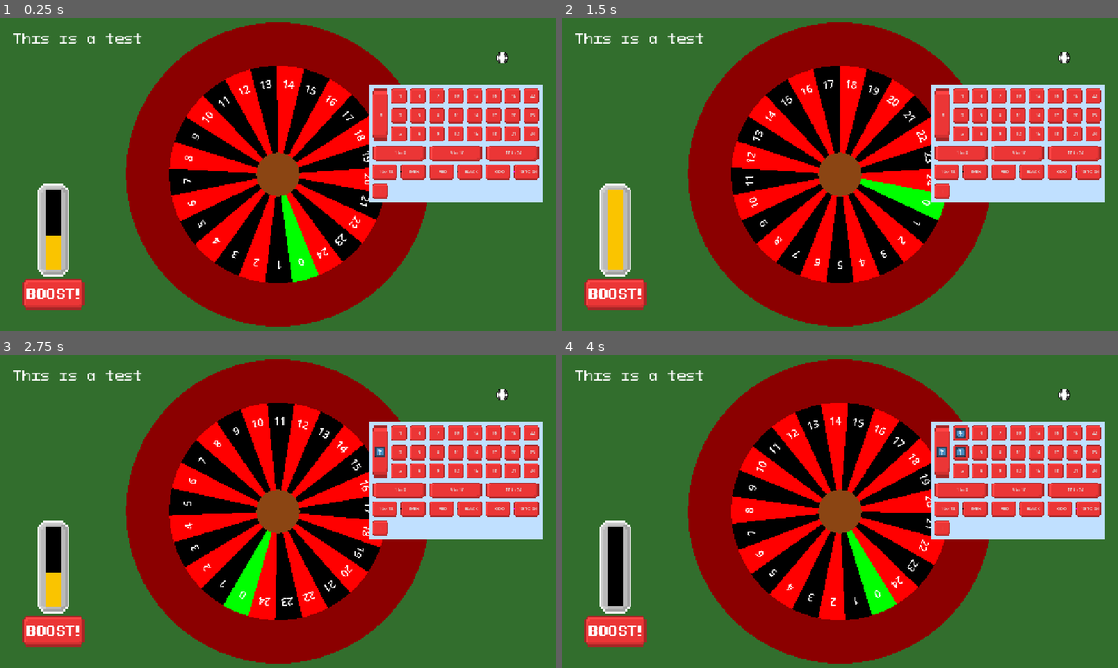
Above: before the commit, frames 1-4 (two rows, left to right).
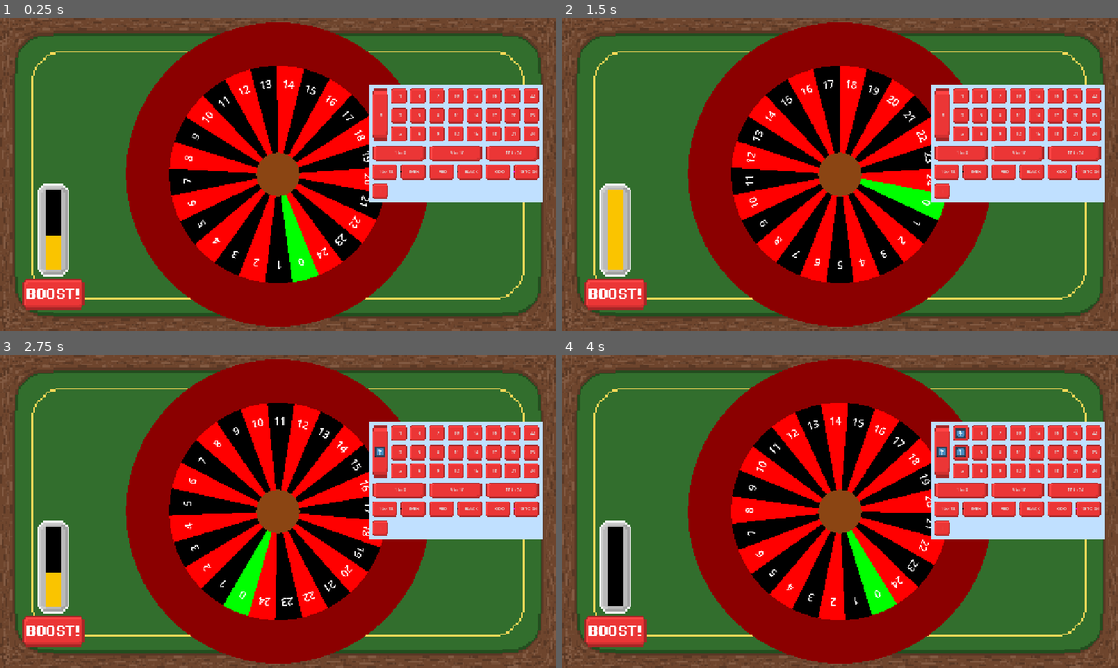
Above: after the commit, the same moments.

Repository: DuneRanger/Very-Serious-GameJam-2026
Game: Godot game, scene res://scenes/game/game_scene/game_scene.tscn
The game is run twice, just before and just after one commit, with the same random seed, the same clock (stepped at 60 frames per second) and the same inputs. The engine's default icon, where the game draws it, is replaced by a stand-in: a white triangle on a blue panel in a dark square. Sound files missing from this copy of the repository are replaced by a short silence.
Inputs:
- Up to frame 1 (0.25 s): no input
- Up to frame 2 (1.5 s): click "+" at 0.5 s; click "-" at 1.25 s
- Up to frame 3 (2.75 s): click "0" at 2 s
- Up to frame 4 (4 s): click "1" at 2.75 s; click "2" at 3.5 s

The runs differ from the first frame. In frame 1, 17% of the frame differs, in the area x 0-100%, y 0-100%; in frame 2, 17%; in frame 3, 17%; in frame 4, 17%.

Commit message:
Added table

Diff:
--- a/scenes/game/game_scene/game_scene.tscn
+++ b/scenes/game/game_scene/game_scene.tscn
@@ -3,6 +3,7 @@
 [ext_resource type="Script" uid="uid://rc270gjhg8lu" path="res://scenes/game/game_scene/game_scene.gd" id="1_ljoy4"]
 [ext_resource type="PackedScene" uid="uid://b30ld2u6p8onl" path="res://scenes/game/game_manager/game_manager.tscn" id="1_sists"]
 [ext_resource type="PackedScene" uid="uid://7jo8gxcpa6u" path="res://scenes/game/game_scene/roulette/roulette.tscn" id="2_wftn3"]
+[ext_resource type="Texture2D" uid="uid://dujcu840o5f5l" path="res://assets/textures/Table.png" id="3_dkmwb"]
 [ext_resource type="FontFile" uid="uid://7paxof88brjl" path="res://assets/fonts/PixeloidMono.otf" id="3_qny2l"]
 [ext_resource type="PackedScene" uid="uid://ch1muups6uskk" path="res://scenes/game/game_scene/betting_system/betting_system.tscn" id="4_uj17p"]
 [ext_resource type="PackedScene" uid="uid://bt8dbkjq4nc07" path="res://scenes/game/game_scene/boost_bar/boost_bar.tscn" id="4_yjymu"]
@@ -20,6 +21,10 @@
 [node name="Camera2D" type="Camera2D" parent="." unique_id=650751615]
 
 [node name="Table" type="Node" parent="." unique_id=178289830]
+
+[node name="Table2" type="Sprite2D" parent="Table" unique_id=91874108]
+scale = Vector2(4, 4)
+texture = ExtResource("3_dkmwb")
 
 [node name="ColorRect" type="ColorRect" parent="Table" unique_id=466862379]
 z_index = -10
Binary file added: assets/textures/Table.png
Not shown, added: assets/textures/Table.png.import
